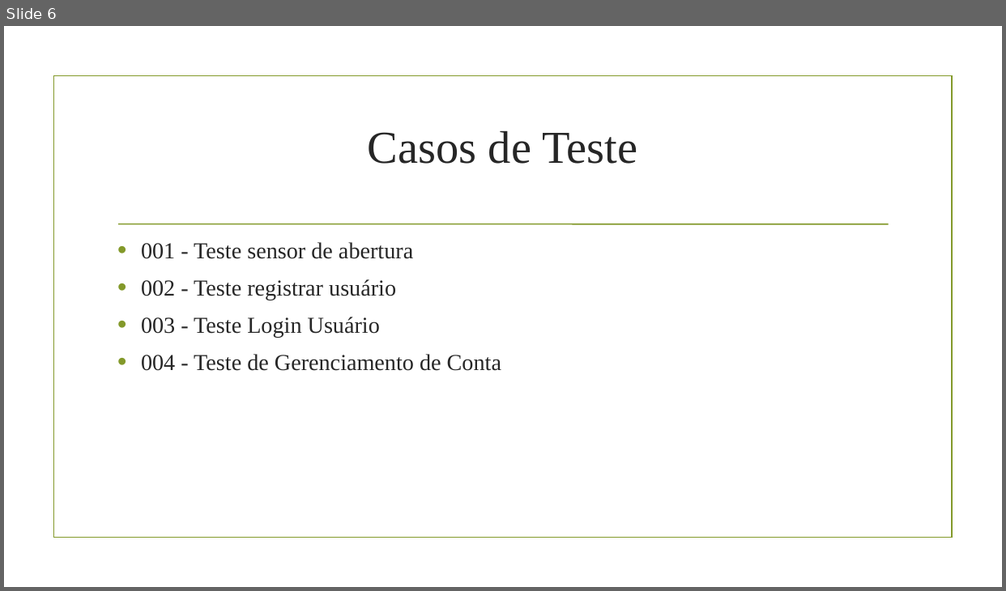
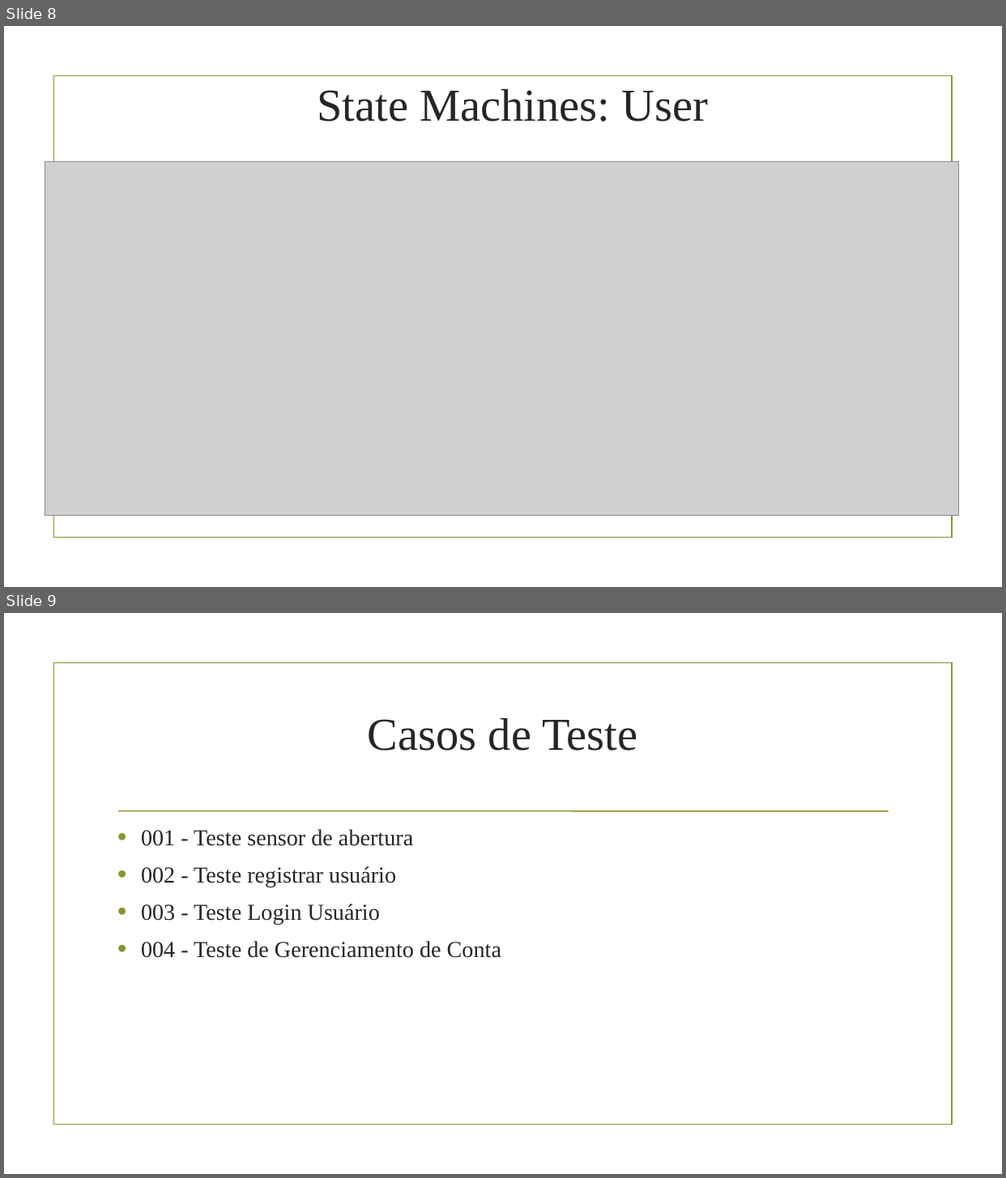
Before and after one commit to EduardoBrito97/SafeNSound, a slide deck: Projeto Teoria/Sprint 2/Sprint 2.odp. Shown one above the other, each under a label of ours: slide 6 before the commit, slides 8 and 9 after it. The pictures are 1006x591 and 1006x1178 pixels, drawn with LibreOffice and Linux fonts; fonts in the diff are those of the drawing; grey boxes stand for pictures; background and template pictures are left out. Boxes give left, top, right and bottom in pixels: in the first picture for what was removed or moved away, otherwise in the second. Text is boxed around its words. In the diff, an @@ line names an element or a change of style, - is before the commit and + after.

```diff
--- a/Projeto Teoria/Sprint 2/Sprint 2.odp
+++ b/Projeto Teoria/Sprint 2/Sprint 2.odp
@@ slide 8 added at box(4, 26, 1002, 587), background picture (left out); not listed: 1 template element that a slide beside it also shows @@
@@ title added at box(317, 89, 708, 122), 44 pt, text #262626 @@
+State Machines: User
@@ picture added at box(45, 161, 958, 516) @@
@@ what was slide 6 is now slide 9 @@
```
Also in this commit, not shown: 1 slide changed, 2 other slides added, 4 other files.
